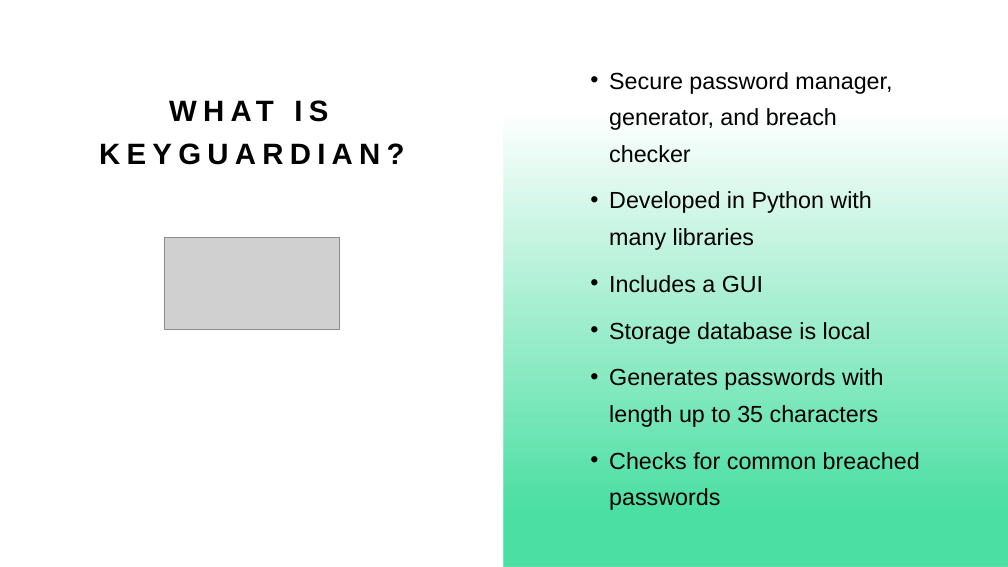
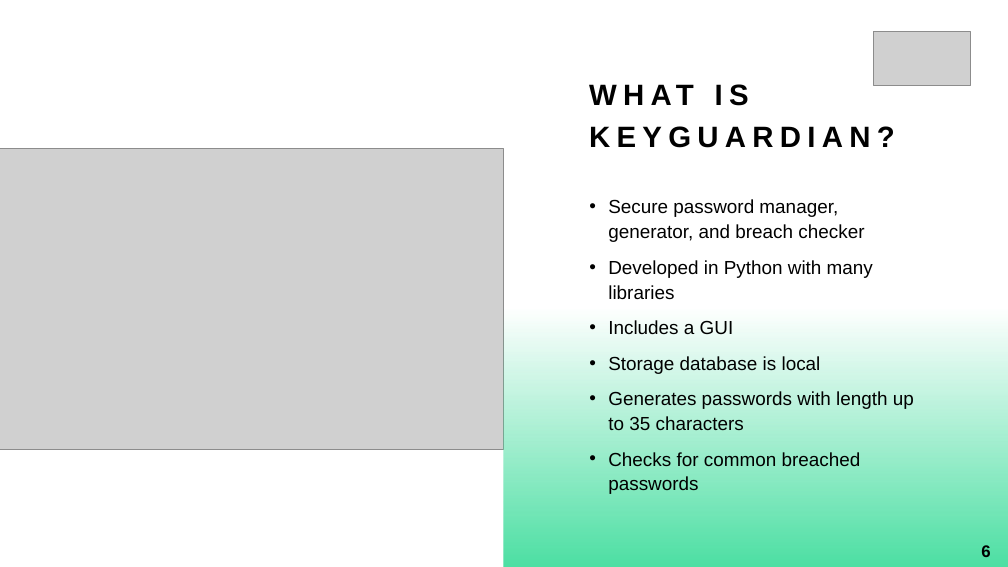
Before and after one commit to logon02/CSU-Senior-Project, a slide deck: slide 6 of docs/DefensePresentation.pptx. Drawn at 1008x567 pixels with LibreOffice and Linux fonts; fonts in the diff are those of the drawing; grey boxes stand for pictures. Boxes give left, top, right and bottom in pixels: in the first picture for what was removed or moved away, otherwise in the second. Text is boxed around its words. In the diff, an @@ line names an element or a change of style, - is before the commit and + after.

```diff
--- a/docs/DefensePresentation.pptx
+++ b/docs/DefensePresentation.pptx
@@ rectangle removed at (0, 0, 504, 567) @@
@@ rectangle removed at (504, 0, 1008, 567) @@
@@ picture: place and size @@
-picture at (164, 237, 340, 330)
+picture at (874, 31, 971, 85)
@@ title "WHAT IS KEYGUARDIAN?": place and size @@
-title "WHAT IS KEYGUARDIAN?" at (99, 143, 405, 165)
+title "WHAT IS KEYGUARDIAN?" at (589, 126, 895, 148)
@@ title "WHAT IS KEYGUARDIAN?" at (589, 126, 895, 148): alignment centre to left; vertical alignment middle to bottom @@
@@ picture added at (0, 148, 503, 449) @@
@@ text "Secure password manager, generator, and ...": place and size @@
-text "Secure password manager, generator, and ..." at (609, 72, 920, 510)
+text "Secure password manager, generator, and ..." at (608, 199, 914, 494)
@@ text "Secure password manager, generator, and ..." at (608, 199, 914, 494): size 22.2 to 18 pt; line spacing 1.3 to 1.1; vertical alignment middle to top @@
@@ rectangle added at (504, 267, 1008, 567), fill gradient #4CDFA3 @@
@@ page number added at (981, 545, 990, 557), 16 pt, text #000000, bold @@
+6
```
Also in this commit, not shown: 9 other slides changed.
